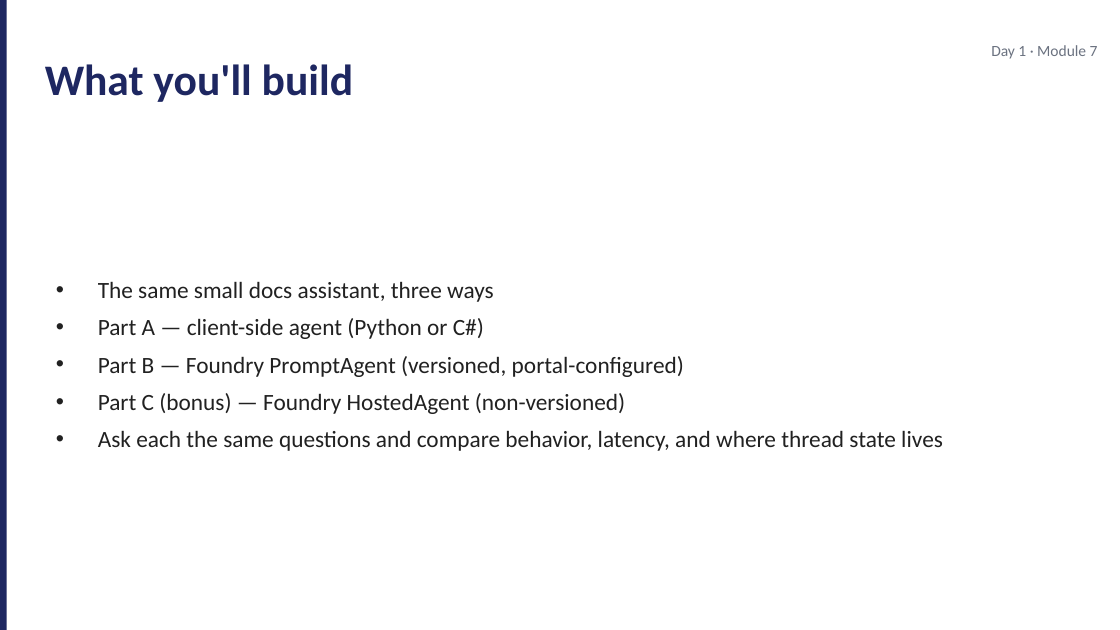
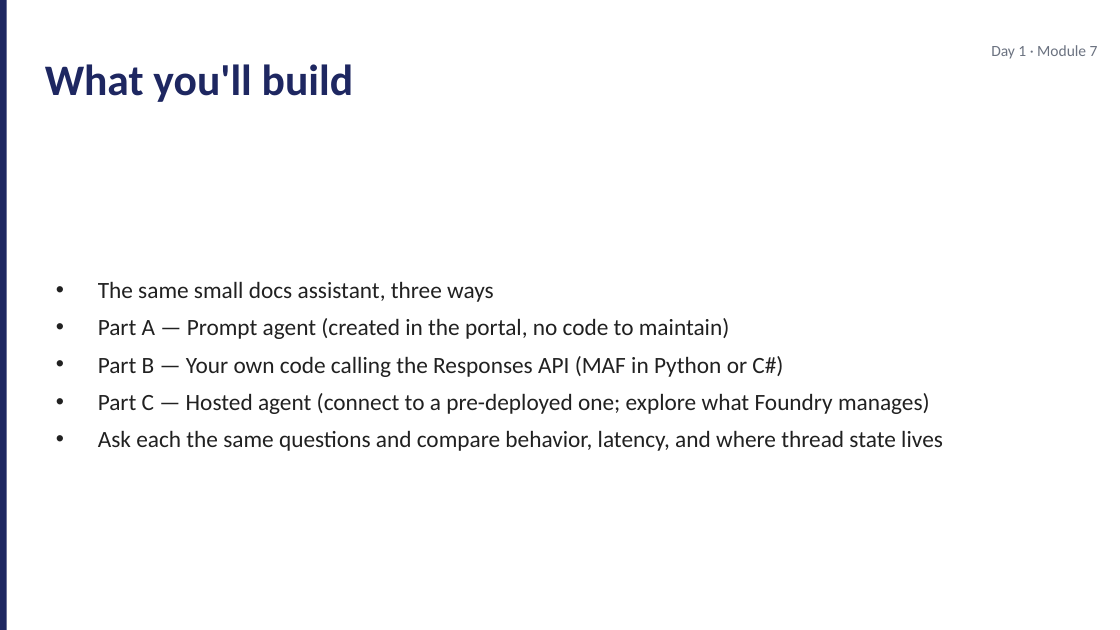
Before and after one commit to JimPiquant/Building-AI-Apps-and-Agents, a slide deck: slide 2 of decks/day1/module-7-lab-kickoff.pptx. Drawn at 1120x630 pixels with LibreOffice and Linux fonts; fonts in the diff are those of the drawing. Boxes give left, top, right and bottom in pixels: in the first picture for what was removed or moved away, otherwise in the second. Text is boxed around its words. In the diff, an @@ line names an element or a change of style, - is before the commit and + after.

```diff
--- a/decks/day1/module-7-lab-kickoff.pptx
+++ b/decks/day1/module-7-lab-kickoff.pptx
@@ text at <box>98,318,930,414</box>: text changed @@
-• Part A — client-side agent (Python or C#)
-• Part B — Foundry PromptAgent (versioned, portal-configured)
-• Part C (bonus) — Foundry HostedAgent (non-versioned)
+• Part A — Prompt agent (created in the portal, no code to maintain)
+• Part B — Your own code calling the Responses API (MAF in Python or C#)
+• Part C — Hosted agent (connect to a pre-deployed one; explore what Foundry manages)
```
Also in this commit, not shown: 4 other slides changed, 26 other files.
